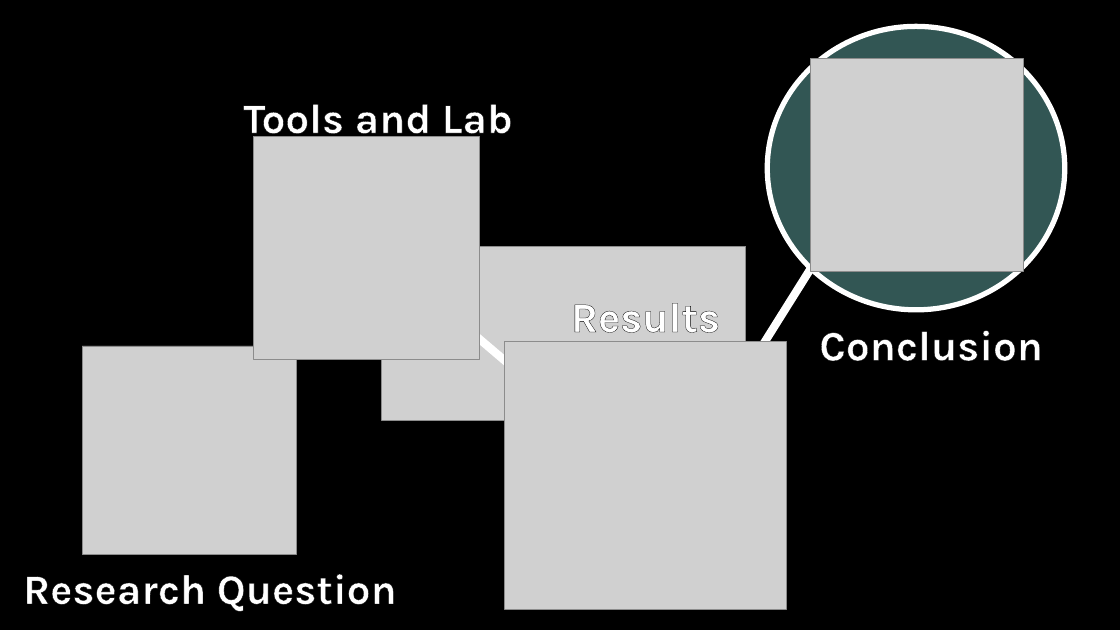
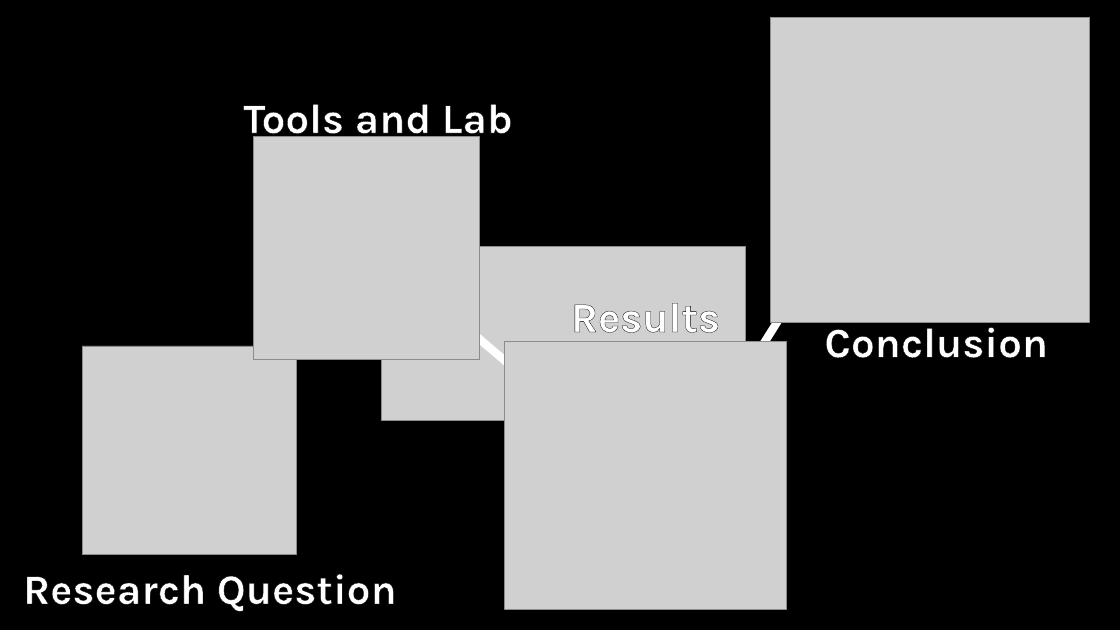
Before and after one commit to yoavhenig/Final-Project, a slide deck: slide 1 of מצגת הגנה.pptx. Drawn at 1120x630 pixels with LibreOffice and Linux fonts; fonts in the diff are those of the drawing; grey boxes stand for pictures; background and template pictures are left out. Boxes give left, top, right and bottom in pixels: in the first picture for what was removed or moved away, otherwise in the second. Text is boxed around its words. In the diff, an @@ line names an element or a change of style, - is before the commit and + after.

```diff
--- a/מצגת הגנה.pptx
+++ b/מצגת הגנה.pptx
@@ ellipse removed at bbox=[767, 26, 1065, 309] @@
@@ picture added at bbox=[770, 18, 1090, 323] @@
@@ picture removed at bbox=[811, 59, 1023, 271] @@
@@ text "Conclusion" rewrapped from bbox=[819, 330, 1043, 361] to bbox=[824, 319, 1048, 358] @@
```
Also in this commit, not shown: 9 other slides changed, 6 slides added, 2 slides removed.
